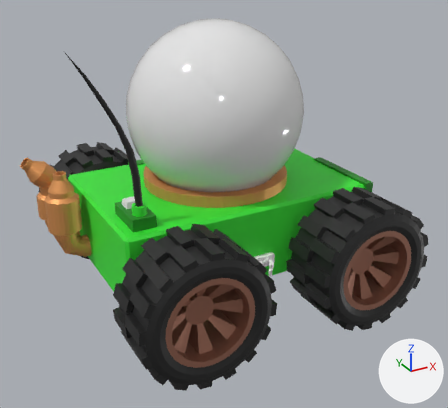
Two versions of the FBX model GMNG4312_GalactiCarp_Pisces2122/Assets/Models/Pisces Carper Mechsuit_1.fbx, one commit apart.
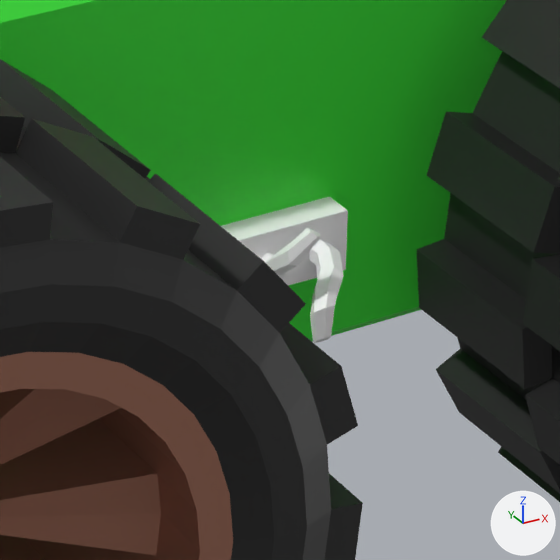
Each version is shown whole from a 50 mm lens placed at (-12.9, -24.3, 7.4), pointed at (-0.2, -1.2, -4.1), then close up on the part from 48% to 69% of the width and 54% to 77% of the height. Arrows for +X, +Y and +Z are at lower right; the lights stay in place. Where no turn or scale is listed for an object, it has been applied to the vertices.

The first close-up shows 'Fishmech_1', 'Fishmech_1 Wheel BR', 'Fishmech_1 Wheel FR'.
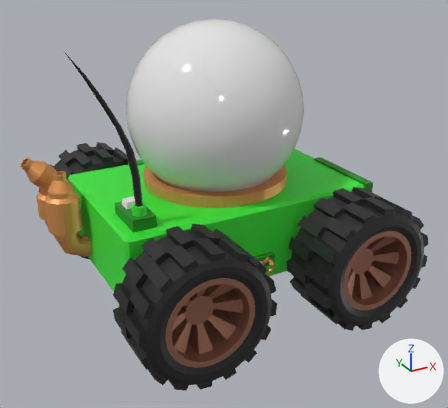
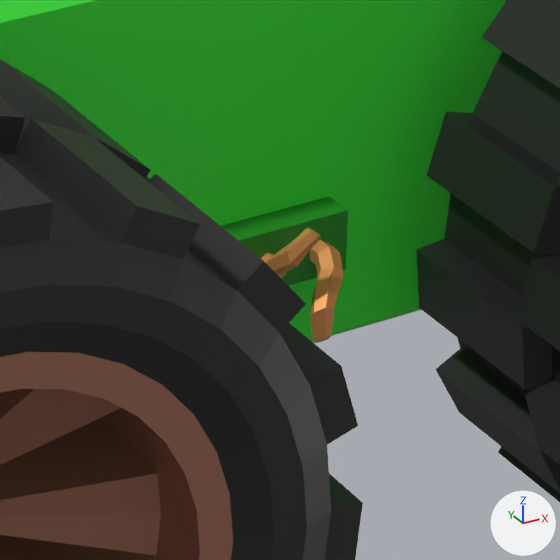
Pixel boxes (x1, y1, x2, y2) of what changed, in the close-ups (560 x 560 px):
part 1 of me_sphere_001, recoloured
    both: (261, 228, 344, 343)
part 2 of me_sphere_001, recoloured (white to green)
    both: (221, 196, 348, 286)

The change, as a diff of the scene's bpy script:
```diff
--- a/GMNG4312_GalactiCarp_Pisces2122/Assets/Models/Pisces Carper Mechsuit_1.fbx.py
+++ b/GMNG4312_GalactiCarp_Pisces2122/Assets/Models/Pisces Carper Mechsuit_1.fbx.py
@@ me_sphere_001 @@
 me_sphere_001.from_pydata(...)  # 1221 vertices, 1093 faces; spans x -8.25..6.09, y -4.77..4.22, z -6.83..3.8
 # used by ob_fishmech_1; location = (0.0, 0.0, 0.0)
+# me_sphere_001 part 1: 58 of the faces centred in x -0.16..0.5, y -4.75..-4.13, z -6.26..-5.37 switch from mat_white (white #ffffff) to mat_mech_gold (orange #e79f5f)
+# me_sphere_001 part 2: 5 of the faces centred in x -0.33..0.67, y -4.25..-4.0, z -6.02..-5.52 switch from mat_white (white #ffffff) to mat_mech_green_dark (green #228b21)
 me_sphere_001.materials.append(mat_black)
```
